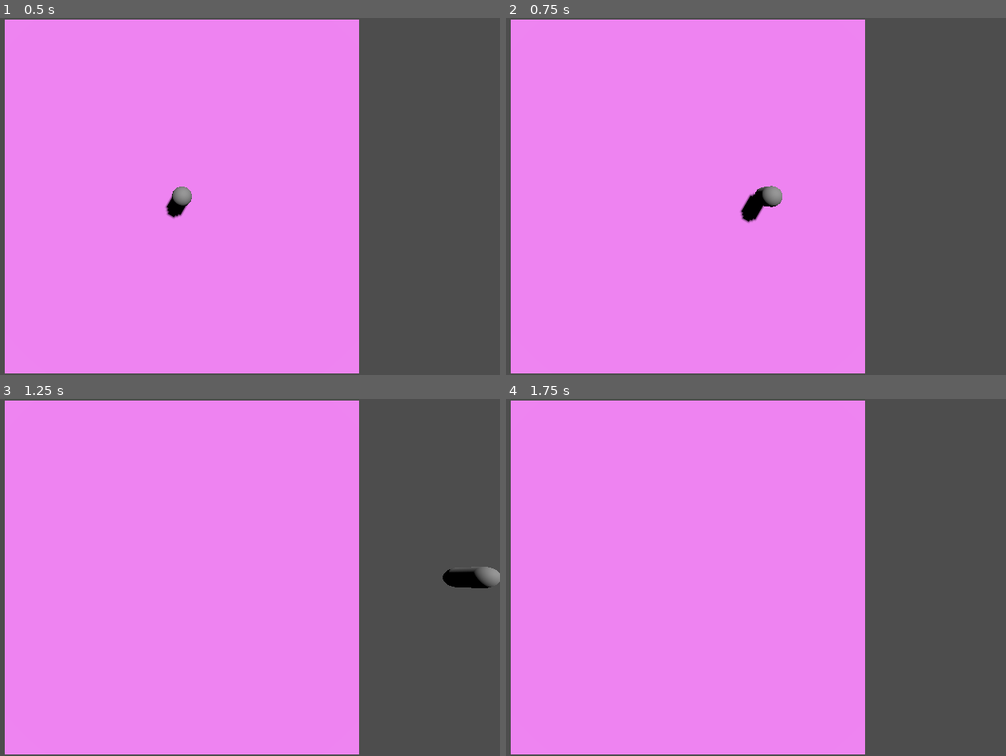
Above: before the commit, frames 1-4 (two rows, left to right).
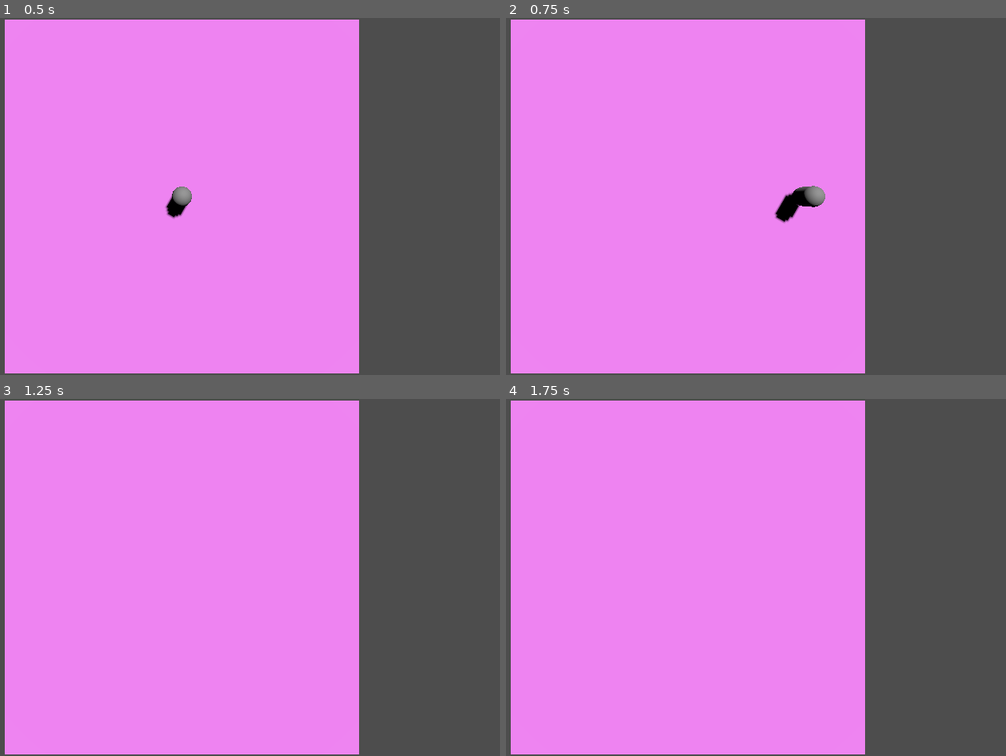
Above: after the commit, the same moments.

Repository: toksssss/Thermite-Pathogen
Game: Godot game, scene res://assets/main/main.tscn
Two runs of this game, one before a commit and one after it. Both use one fixed random seed, a clock stepped at 60 frames per second and the inputs below.
Inputs:
- Up to frame 1 (0.5 s): no input
- Up to frame 2 (0.75 s): tap Enter at 0.5 s; hold D (walk_right) from 0.53 s (still down); tap Space (jump) at 0.6 s
- Up to frame 3 (1.25 s): keep holding D (walk_right); tap Space (jump) at 0.77, 1.07 s
- Up to frame 4 (1.75 s): release D (walk_right) at 1.28 s; hold S (walk_down) from 1.28 s (still down); tap Space (jump) at 1.35, 1.52 s

Frame 1 is identical in both runs. In frame 2, 1.1% of the frame differs, in the area x 46-64%, y 46-58%; in frame 3, 0.5%; in frame 4, nothing differs.

Commit message:
Add reactive class. Add base movement strategy

Diff:
--- a/assets/player/player.tscn
+++ b/assets/player/player.tscn
@@ -29,13 +29,14 @@
 [node name="GeneralSkeleton" type="Skeleton3D" parent="Model" unique_id=672514241]
 unique_name_in_owner = true
 
+[node name="SkeletonAnimator" type="AnimationPlayer" parent="Model" unique_id=520151888]
+
 [node name="Idle" type="Node" parent="Model" unique_id=1859298100]
 script = ExtResource("3_toylo")
 animation = "idle"
 
 [node name="Walk" type="Node" parent="Model" unique_id=1940717438]
 script = ExtResource("4_tb4ck")
-speed = 20.0
 animation = "walk"
 
 [node name="Jump" type="Node" parent="Model" unique_id=1696793814]
--- a/src/model.gd
+++ b/src/model.gd
@@ -3,9 +3,13 @@
 
 @onready var player : Player = $".."
 @onready var skeleton : Skeleton3D = %GeneralSkeleton
-#@onready var animator : AnimationPlayer = $SkeletonAnimator
+#@onready var animator : AnimationPlayer = $SkeletonAnimator\
 
 var current_move : Move
+var movement_upgrades : ReactiveArray
+
+# All move stats here:
+@export var walk_speed := 10.0
 
 @onready var moves: Dictionary[String, Move] = {
 	"idle" : $Idle,
@@ -15,11 +19,23 @@
 }
 
 func _ready() -> void:
+	movement_upgrades = ReactiveArray.new()
+	movement_upgrades.value = []
+	movement_upgrades.value.append(SpeedMovementStrategy.new())
+	movement_upgrades.reactive_changed.connect(_on_movement_strategy_changed)
+	for i : BaseMovementStrategy in movement_upgrades.value:
+		i.apply_upgrade(self)
+
 	current_move = moves["idle"]
-	for move in moves.values():
+	for move : Move in moves.values():
 		move.player = player
+		move.walk_speed = walk_speed
 
 func update(input: InputPackage, delta: float) -> void:
+	#apply all upgrades
+	#for strategy : BaseMovementStategy in movement_upgrades:
+		 #strategy.apply_upgrade(self)
+
 	var relevance : String = current_move.check_relevance(input)
 	if relevance != "okay":
 		switch_to(relevance)
@@ -31,3 +47,7 @@
 	current_move = moves[state]
 	current_move.on_enter_state()
 	#animator.play(current_move.animation)
+
+func _on_movement_strategy_changed(v: ReactiveArray) -> void:
+	for i : BaseMovementStrategy in v.values:
+		i.apply_upgrade(self)
--- /dev/null
+++ b/src/movement_strategies/base_movement_strategy.gd
@@ -0,0 +1,6 @@
+@abstract
+extends Resource
+class_name BaseMovementStrategy
+
+func apply_upgrade(model : PlayerModel) -> void:
+	pass
--- /dev/null
+++ b/src/movement_strategies/speed_strategy.gd
@@ -0,0 +1,5 @@
+extends BaseMovementStrategy
+class_name SpeedMovementStrategy
+
+func apply_upgrade(model : PlayerModel) -> void:
+	model.walk_speed = 30.0
--- a/src/moves/move.gd
+++ b/src/moves/move.gd
@@ -1,9 +1,12 @@
+@abstract
 extends Node
 class_name Move
 
 #all move flags and variables here
 var player : Player
 @export var animation : String
+
+var walk_speed : float
 
 static var moves_priority : Dictionary[String, int] = {
 	"idle" : 1,
--- a/src/moves/walk.gd
+++ b/src/moves/walk.gd
@@ -1,6 +1,4 @@
 extends Move
-
-@export var speed : float
 
 var gravity = ProjectSettings.get_setting("physics/3d/default_gravity")
 
@@ -22,8 +20,8 @@
 
 	var direction : Vector3 = (Vector3(input.input_direction.x, 0, input.input_direction.y)).normalized()
 
-	new_velocity.x = direction.x * speed
-	new_velocity.z = direction.z * speed
+	new_velocity.x = direction.x * walk_speed
+	new_velocity.z = direction.z * walk_speed
 
 	if !player.is_on_floor():
 		new_velocity.y -= gravity * delta
--- /dev/null
+++ b/src/reactive/reactive.gd
@@ -0,0 +1,21 @@
+extends Resource
+class_name Reactive
+
+var owner : Reactive:
+	set(v):
+		if owner != null:
+			reactive_changed.disconnect(owner._propagate)
+		owner = v
+		if owner != null:
+			reactive_changed.connect(owner._propagate)
+
+signal reactive_changed(reactive: Reactive)
+
+func _init(initial_owner : Reactive = null) -> void:
+	owner = initial_owner
+
+func _propagate(_reactive : Reactive = null) -> void:
+	reactive_changed.emit(self)
+
+func manually_emit() -> void:
+	reactive_changed.emit(self)
--- /dev/null
+++ b/src/reactive/reactive_array.gd
@@ -0,0 +1,19 @@
+extends Reactive
+class_name ReactiveArray
+
+var value : Array:
+	set(v):
+		value = v
+		reactive_changed.emit(self)
+		return value
+
+func _init(initial_value : Array = []) -> void:
+	value = initial_value
+
+func append(v : Variant) -> void:
+	value.append(v)
+	reactive_changed.emit(self)
+
+func errase(v : Variant) -> void:
+	value.erase(v)
+	reactive_changed.emit(self)
Not shown, added: src/movement_strategies/base_movement_strategy.gd.uid
Not shown, added: src/movement_strategies/speed_strategy.gd.uid
Not shown, added: src/reactive/reactive.gd.uid
Not shown, added: src/reactive/reactive_array.gd.uid
